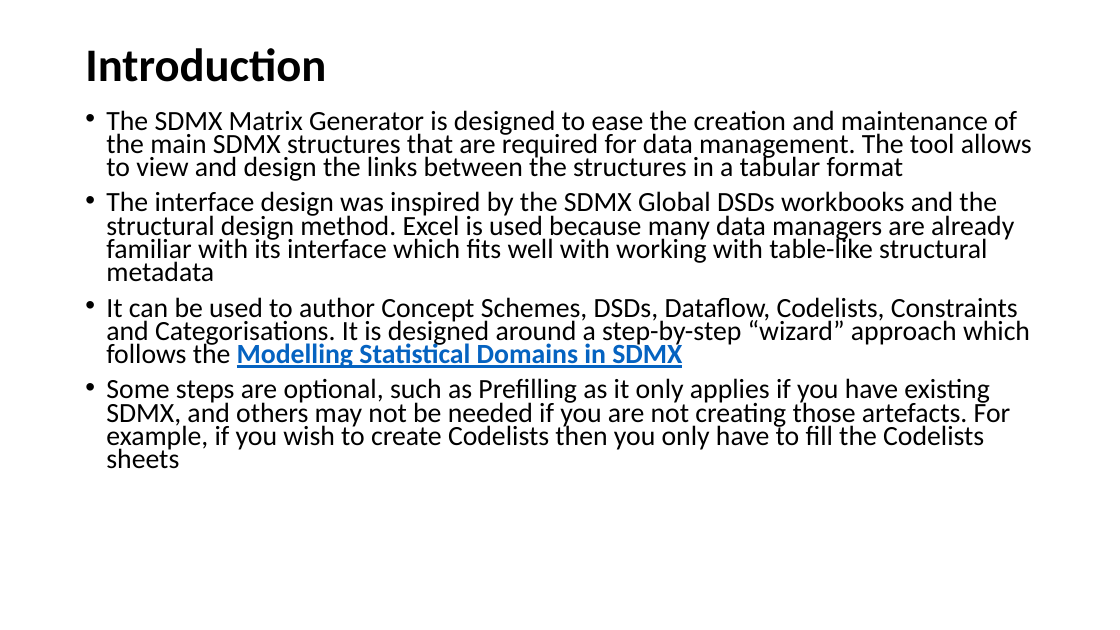
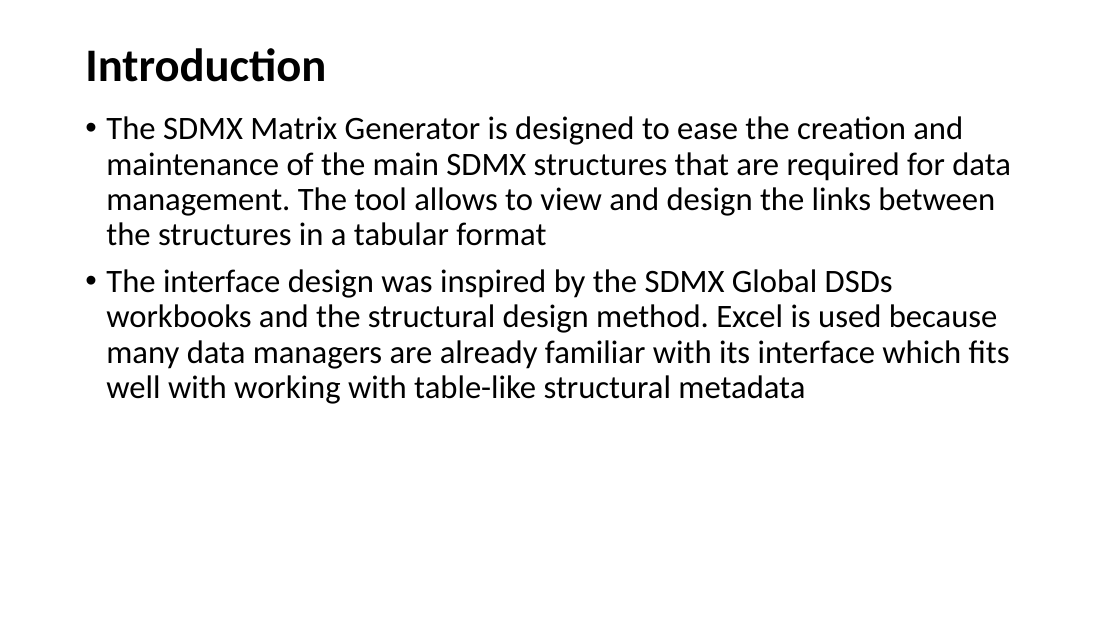
Before and after one commit to OECDSTD/sdmx-matrix-generator, a slide deck: slide 2 of SDMX Matrix Generator User Guide.pptx. Drawn at 1120x630 pixels with LibreOffice and Linux fonts; fonts in the diff are those of the drawing. Boxes give left, top, right and bottom in pixels: in the first picture for what was removed or moved away, otherwise in the second. Text is boxed around its words. In the diff, an @@ line names an element or a change of style, - is before the commit and + after.

```diff
--- a/SDMX Matrix Generator User Guide.pptx
+++ b/SDMX Matrix Generator User Guide.pptx
@@ text "The SDMX Matrix Generator is ..." at (x1=106, y1=116, x2=1011, y2=404): size 23.8 to 28 pt; line spacing 0.7 to 0.9 @@
@@ text at (x1=106, y1=297, x2=1030, y2=469): paragraphs removed @@
-• It can be used to author Concept Schemes, DSDs, Dataflow, Codelists, Constraints and Categorisations. It is designed around a step-by-step “wizard” approach which follows the Modelling Statistical Domains in SDMX
-• Some steps are optional, such as Prefilling as it only applies if you have existing SDMX, and others may not be needed if you are not creating those artefacts. For example, if you wish to create Codelists then you only have to fill the Codelists sheets
```
Also in this commit, not shown: 7 other slides changed, 2 slides added, 12 slides removed.
